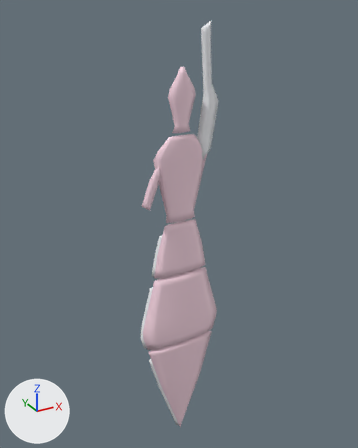
An edit to the glTF model public/models/humans/dancer-medium.glb, drawn before and after from the same camera.
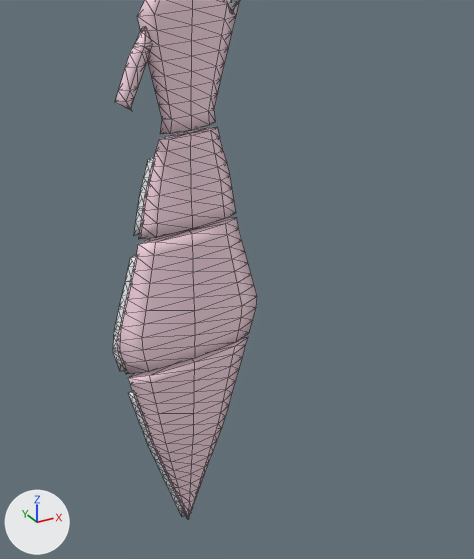
Each version is shown whole from a 50 mm camera at (-31.0, -55.7, 66.0) aimed at (0.7, 2.0, 37.2), then close up on the part from 23% to 93% of the width and 34% to 100% of the height. Lighting does not change. The marker at lower left points along +X, +Y and +Z. The older version's two pictures come first. The close-ups show mesh edges as thin lines. Vertices at exactly the same position are counted once.

Before the edit, the objects in view are built like this:
```python
me_mesh_0 = bpy.data.meshes.new('Mesh_0')
me_mesh_0.from_pydata(...)  # 780 vertices, 1520 faces; spans x -6.8..6.5, y -0.9..0.9, z 0.2..64.4
me_mesh_0.materials.append(mat_defaultmaterial)
ob_mesh_0 = bpy.data.objects.new('Mesh_0', me_mesh_0)
ob_mesh_0.location = (0.0, 0.0, 0.0)
```
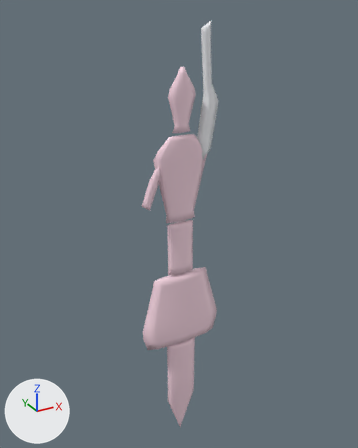
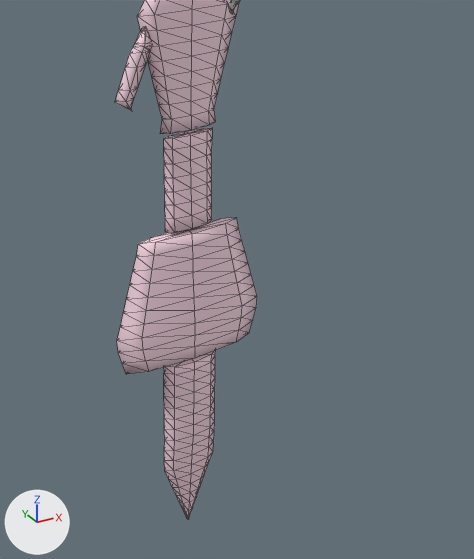
Where the change shows, as pixel boxes (x1, y1, x2, y2) in the close-ups (474 x 559 px; the box of a moved part takes in the faces that stretch with it):
'Mesh_0', reshaped
    before: (113, 0, 257, 520)
    after: (115, 0, 257, 520)
part 1 of me_mesh_0, deleted
    before: (128, 391, 192, 517)
part 2 of me_mesh_0, deleted
    before: (113, 255, 136, 372)
part 3 of me_mesh_0, deleted
    before: (134, 157, 154, 236)
part 4 of me_mesh_0, moved or reshaped
    before: (128, 337, 248, 471)
    after: (164, 351, 215, 471)
part 5 of me_mesh_0, moved or reshaped
    before: (139, 127, 236, 239)
    after: (164, 128, 212, 233)

Edits to the bpy script that builds the scene:
```text
Change me_mesh_0:
    used by ob_mesh_0; location = (0.0, 0.0, 0.0)
    remove me_mesh_0.from_pydata(...)  # 780 vertices, 1520 faces; spans x -6.8..6.5, y -0.9..0.9, z 0.2..64.4
    add me_mesh_0.from_pydata(...)  # 596 vertices, 1164 faces; spans x -6.5..6.5, y -0.9..0.9, z 0.2..64.4
    me_mesh_0 part 1: the loose piece of 90 vertices spanning x -5.6..0.5, y 0.0..0.6, z 0.5..16.5 is deleted
    me_mesh_0 part 2: the loose piece of 58 vertices spanning x -6.8..-3.9, y 0.0..0.6, z 18.9..28.9 is deleted
    me_mesh_0 part 3: the loose piece of 38 vertices spanning x -4.6..-2.2, y 0.2..0.7, z 30.7..36.7 is deleted
    me_mesh_0 part 4
    3 vertices in x -2.8..-2.0, y -0.3..0.4, z 8.2 move by (0.3, 0.0, 0.0)
    3 vertices in x 2.5..3.2, y -0.5..0.4, z 9.4..10.5 move by (-0.8, 0.0, 0.0)
    3 vertices in x -3.6..-2.8, y -0.5..0.4, z 10.5..11.7 move by (1.1, 0.0, 0.0)
    3 vertices in x 3.2..3.9, y -0.5..0.5, z 11.7..14.0 move by (-1.5, 0.0, 0.0)
    3 vertices in x -4.2..-3.4, y -0.6..0.5, z 12.8..15.2 move by (1.7, 0.0, 0.0)
    3 vertices in x -4.8..-4.0, y -0.6..0.6, z 15.2..18.2 move by (2.3, 0.0, 0.0)
    42 vertices move from x -5.7..5.7, y -0.6..0.6, z 8.2..18.2 to x -2.5..2.4, y -0.6..0.6, z 8.2..18.2
    me_mesh_0 part 5
    3 vertices in x 3.0..3.7, y -0.2..0.6, z 30.4..33.9 move by (-1.6, 0.0, 0.0)
    3 vertices in x -3.4..-2.8, y -0.1..0.6, z 32.7..35.0 move by (1.4, 0.0, 0.0)
    3 vertices in x 2.4..3.1, y 0.0..0.6, z 35.0..36.2 move by (-1.0, 0.0, 0.0)
    3 vertices in x -2.5..-1.9, y 0.0..0.6, z 37.3..38.2 move by (0.5, 0.0, 0.0)
    36 vertices move from x -4.3..4.3, y -0.2..0.6, z 30.4..38.2 to x -2.0..2.1, y -0.2..0.6, z 30.4..38.2
    other edits to the shape of me_mesh_0 do not show in these pictures
```
